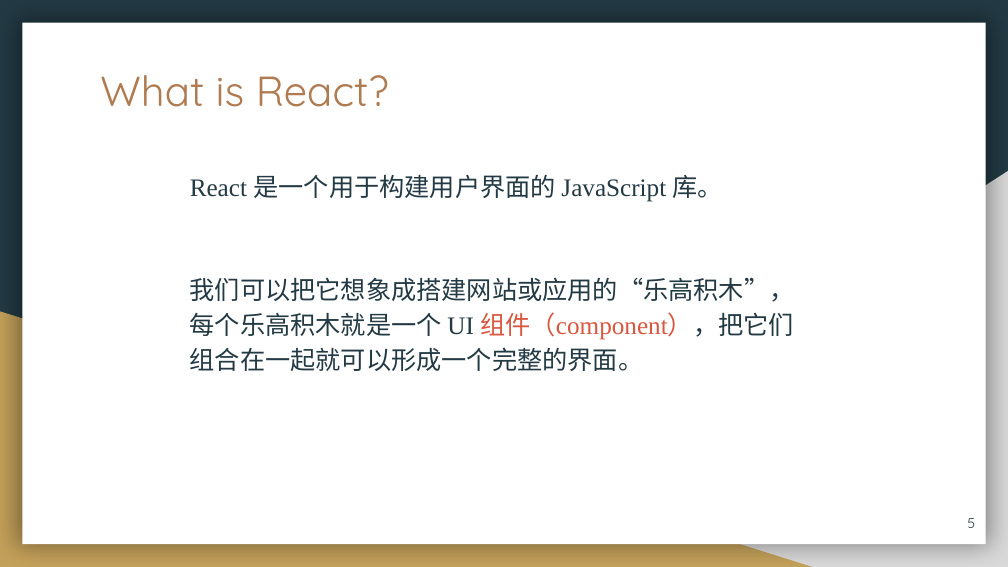
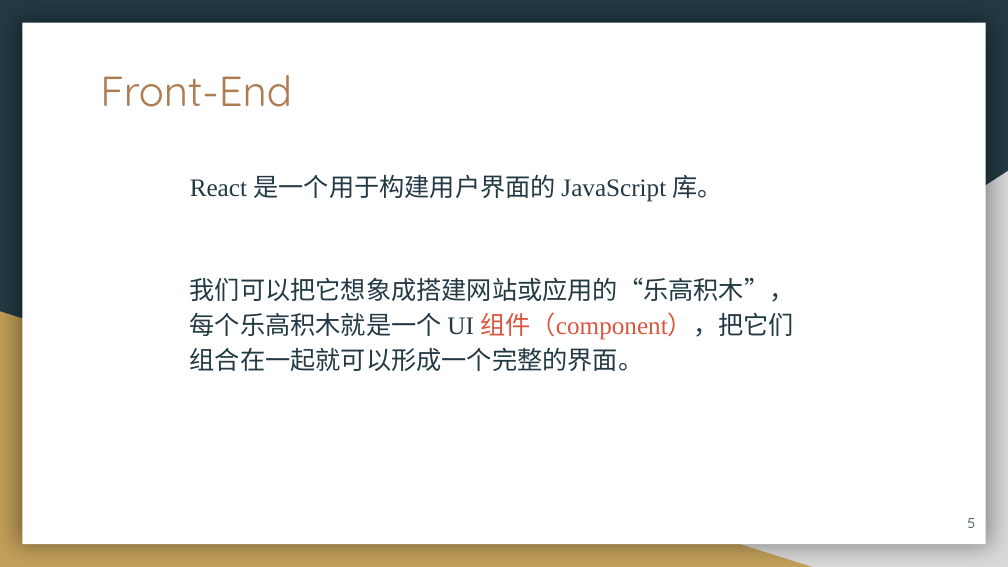
Before and after one commit to Jeffrey-maker/to-do-list, a slide deck: slide 5 of To Do List.pptx. Drawn at 1008x567 pixels with LibreOffice and Linux fonts; fonts in the diff are those of the drawing. Boxes give left, top, right and bottom in pixels: in the first picture for what was removed or moved away, otherwise in the second. Text is boxed around its words. In the diff, an @@ line names an element or a change of style, - is before the commit and + after.

Commit message:
Add ppt

```diff
--- a/To Do List.pptx
+++ b/To Do List.pptx
@@ title at <box>100,75,292,107</box>: text changed @@
-What is React?
+Front-End
```
Also in this commit, not shown: 1 slide added, 1 slide removed, 1 other file.
